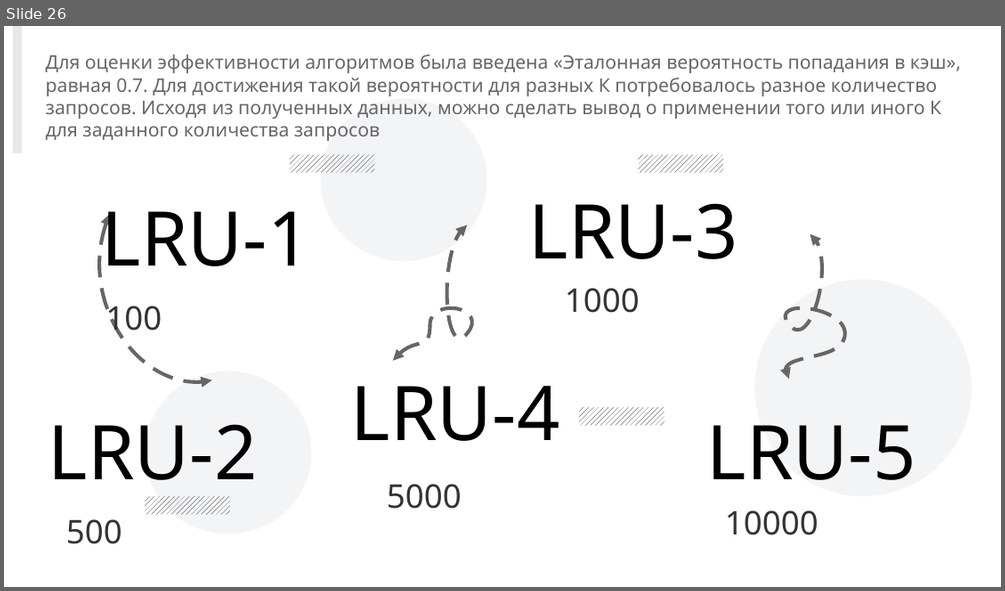
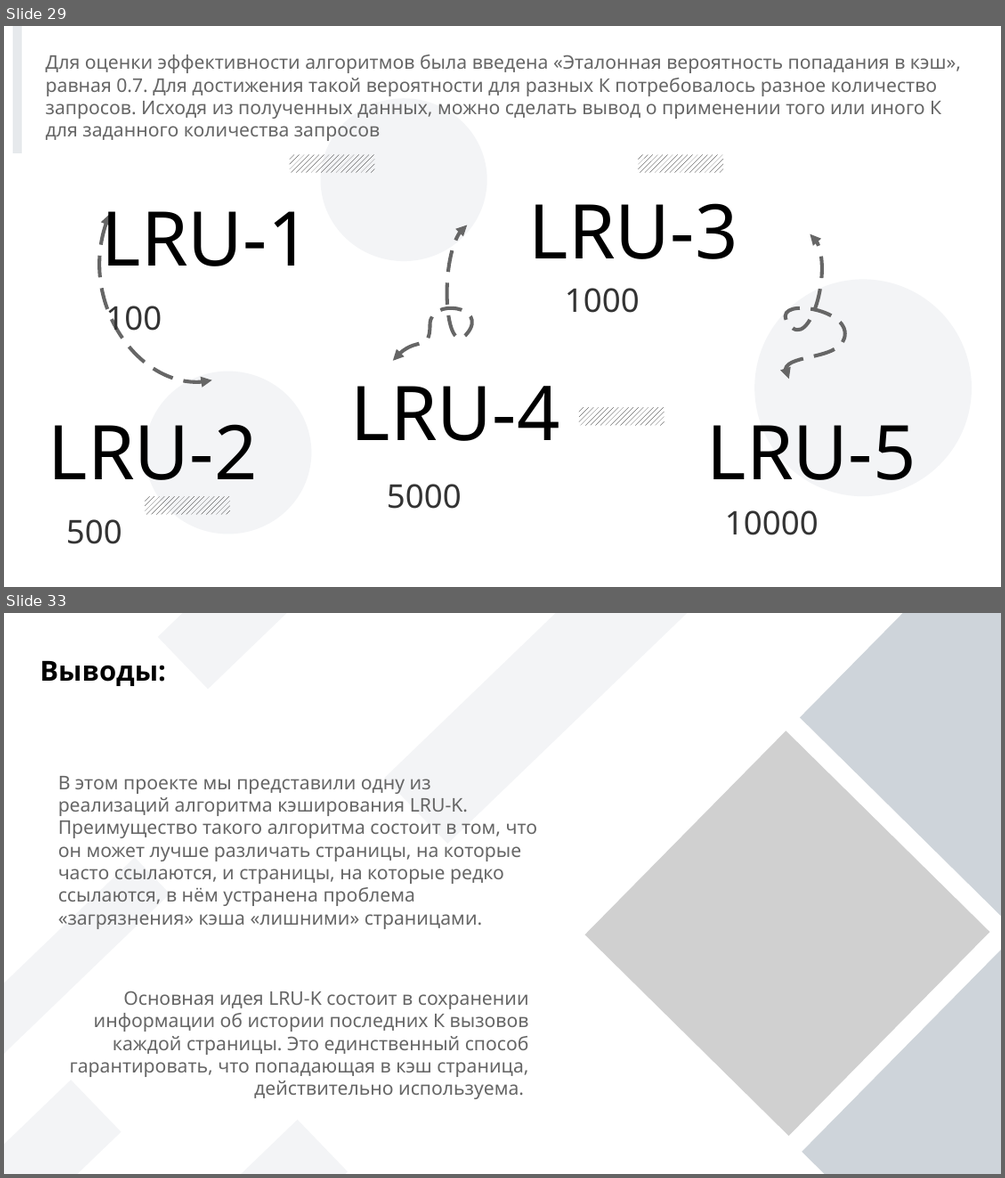
Before and after one commit to andreyStrachuk/LRU-K, a slide deck: Theory/Презентация LRU-K.pptx. Shown one above the other, each under a label of ours: slide 26 before the commit, slides 29 and 33 after it; the slides between them are not shown. The pictures are 1005x591 and 1005x1178 pixels, drawn with LibreOffice and Linux fonts; fonts in the diff are those of the drawing; grey boxes stand for pictures. Boxes give left, top, right and bottom in pixels: in the first picture for what was removed or moved away, otherwise in the second. Text is boxed around its words. In the diff, an @@ line names an element or a change of style, - is before the commit and + after.

```diff
--- a/Theory/Презентация LRU-K.pptx
+++ b/Theory/Презентация LRU-K.pptx
@@ slide 33 added at [4, 613, 1001, 1174], background #FFFFFF @@
@@ rectangle added at [158, 613, 392, 689], fill #8D99AE at 10% opacity @@
@@ rectangle added at [385, 613, 695, 844], fill #8D99AE at 10% opacity @@
@@ rectangle added at [801, 613, 1001, 919], fill #CED4DA @@
@@ text added at [40, 660, 166, 686], 22 pt, text #000000, bold @@
+Выводы:
@@ picture added at [584, 730, 990, 1135] @@
@@ text added at [58, 776, 538, 929], 15 pt, text #666666 @@
+В этом проекте мы представили одну из реализаций алгоритма кэширования LRU-K.
+Преимущество такого алгоритма состоит в том, что он может лучше различать страницы, на которые часто ссылаются, и страницы, на которые редко ссылаются, в нём устранена проблема «загрязнения» кэша «лишними» страницами.
@@ rectangle added at [4, 857, 170, 1071], fill #8D99AE at 10% opacity @@
@@ rectangle added at [802, 948, 1001, 1174], fill #CED4DA @@
@@ text added at [70, 990, 529, 1099], 15 pt, text #666666 @@
+Основная идея LRU-K состоит в сохранении информации об истории последних К вызовов каждой страницы. Это единственный способ гарантировать, что попадающая в кэш страница, действительно используема.
@@ rectangle added at [4, 1079, 121, 1174], fill #8D99AE at 10% opacity @@
@@ rectangle added at [113, 1119, 348, 1174], fill #8D99AE at 10% opacity @@
@@ rectangle added at [520, 1129, 734, 1162], fill #FFFFFF @@
@@ what was slide 26 is now slide 29 @@
```
Also in this commit, not shown: 19 slides changed, 6 other slides added, 2 slides removed, 1 other file.
